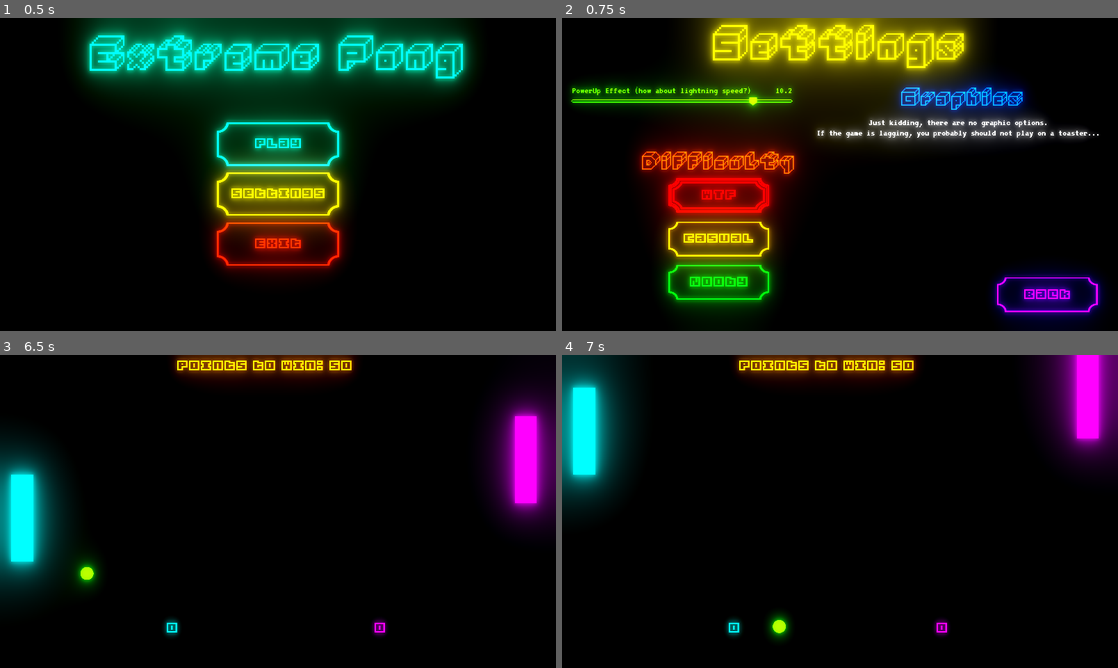
Above: before the commit, frames 1-4 (two rows, left to right).
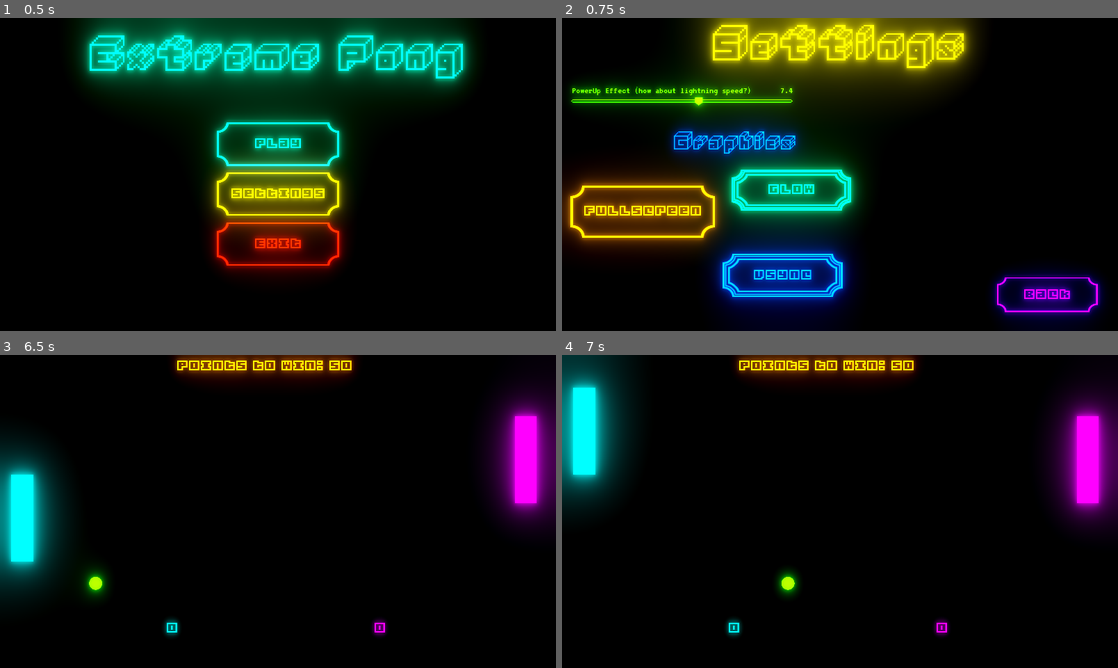
Above: after the commit, the same moments.

Repository: swip3798/ExtremePong
Game: Godot game, scene res://Objects/Main Menu.tscn
The game is run twice, just before and just after one commit, with the same random seed, the same clock (stepped at 60 frames per second) and the same inputs.
Inputs (mouse positions are in pixels of both pictures, inside the frame that each line leads up to):
- Up to frame 1 (0.5 s): no input
- Up to frame 2 (0.75 s): click "Settings" at 0.5 s
- Up to frame 3 (6.5 s): click "Back" at 1.25 s; click "Play" at 2 s; click "1 Player" at 2.75 s; click "1 Player" at 3.5 s; click "Play" at 4.25 s; move the mouse to (400, 495) at 5.02 s; hold W (ui_up) 5.03-5.78 s; click (400, 495) at 5.17 s; move the mouse to (166, 527) at 5.77 s; hold S (ui_down) from 5.78 s (still down); click (166, 527) at 5.92 s
- Up to frame 4 (7 s): move the mouse to (895, 442) at 6.52 s; release S (ui_down) at 6.53 s; hold W (ui_up) from 6.53 s (still down); click (895, 442) at 6.67 s

Frame 1 is identical in both runs. In frame 2, 32% of the frame differs, in the area x 0-97%, y 18-100%; in frame 3, 0.5%; in frame 4, 6.4%.

Commit message:
Added graphic options

Diff:
--- a/Objects/Level.tscn
+++ b/Objects/Level.tscn
@@ -10,9 +10,9 @@
 [ext_resource path="res://res/Button Font.tres" type="DynamicFont" id=8]
 [ext_resource path="res://Objects/Spawner.gd" type="Script" id=9]
 [ext_resource path="res://assets/grabber.png" type="Texture" id=10]
-[ext_resource path="res://level.tres" type="Environment" id=11]
+[ext_resource path="res://Objects/LevelEnvironment.tscn" type="PackedScene" id=11]
 
-[node name="Level" type="Node2D" index="0"]
+[node name="Level" type="Node2D"]
 
 script = ExtResource( 1 )
 
@@ -51,12 +51,12 @@
 
 [node name="Border" parent="." index="6" instance=ExtResource( 7 )]
 
-position = Vector2( 645.666, -52.1197 )
+position = Vector2( 645.666, -42.5971 )
 scale = Vector2( 21.3854, 1.43376 )
 
 [node name="Border2" parent="." index="7" instance=ExtResource( 7 )]
 
-position = Vector2( 644.913, 797.597 )
+position = Vector2( 644.913, 780.895 )
 scale = Vector2( 21.3618, 2.33635 )
 
 [node name="Border3" parent="." index="8" instance=ExtResource( 7 )]
@@ -130,9 +130,7 @@
 texture = ExtResource( 10 )
 _sections_unfolded = [ "Z Index" ]
 
-[node name="WorldEnvironment" type="WorldEnvironment" parent="." index="14"]
-
-environment = ExtResource( 11 )
+[node name="WorldEnvironment" parent="." index="14" instance=ExtResource( 11 )]
 
 [node name="PTW" type="Label" parent="." index="15"]
 
--- /dev/null
+++ b/Objects/LevelEnvironment.gd
@@ -0,0 +1,13 @@
+extends WorldEnvironment
+
+func _ready():
+	if ProjectSettings.has_setting("globals/glow"):
+		if not ProjectSettings.get_setting("globals/glow"):
+			environment = null
+
+func update():
+	if ProjectSettings.has_setting("globals/glow"):
+		if not ProjectSettings.get_setting("globals/glow"):
+			environment = null
+		else:
+			environment = load("res://level.tres")
--- /dev/null
+++ b/Objects/LevelEnvironment.tscn
@@ -0,0 +1,9 @@
+[gd_scene load_steps=3 format=2]
+
+[ext_resource path="res://level.tres" type="Environment" id=1]
+[ext_resource path="res://Objects/LevelEnvironment.gd" type="Script" id=2]
+
+[node name="WorldEnvironment" type="WorldEnvironment" index="0"]
+
+environment = ExtResource( 1 )
+script = ExtResource( 2 )
--- a/Objects/Main Menu.gd
+++ b/Objects/Main Menu.gd
@@ -3,6 +3,10 @@
 func _ready():
 	ProjectSettings.set_setting("globals/width", 1280)
 	ProjectSettings.set_setting("globals/height", 720)
+	if ProjectSettings.has_setting("globals/vsync"):
+		OS.set_use_vsync(ProjectSettings.get_setting("globals/vsync"))
+	if ProjectSettings.has_setting("globals/fullscreen"):
+		OS.set_window_fullscreen(ProjectSettings.get_setting("globals/fullscreen"))
 	get_node("PlayButton").set_text("Play")
 	get_node("Settings").set_text("Settings")
 	get_node("Exit").set_text("Exit")
--- a/Objects/PowerUP.tscn
+++ b/Objects/PowerUP.tscn
@@ -9,7 +9,7 @@
 custom_solver_bias = 0.0
 extents = Vector2( 10.8173, 10.6634 )
 
-[node name="PowerUP" type="Node2D" index="0"]
+[node name="PowerUP" type="Node2D"]
 
 script = ExtResource( 1 )
 
--- a/Objects/SettingsMenu.gd
+++ b/Objects/SettingsMenu.gd
@@ -7,6 +7,13 @@
 	if ProjectSettings.has_setting("globals/powerfactor"):
 		var i = ProjectSettings.get_setting("globals/powerfactor")
 		get_node("Power Factor Slider").value = i
+	if ProjectSettings.has_setting("globals/glow"):
+		var i = ProjectSettings.get_setting("globals/glow")
+		get_node("Glow").pressed = i
+	else:
+		get_node("Glow").pressed = true
+	get_node("Vsync").pressed = OS.is_vsync_enabled()
+	get_node("Fullscreen").pressed = OS.is_window_fullscreen()
 
 
 
@@ -18,3 +25,21 @@
 
 func _on_btnBack_button_up():
 	get_tree().change_scene("res://Objects/Main Menu.tscn")
+
+
+func _on_Fullscreen_toggled(button_pressed):
+	OS.set_window_fullscreen(button_pressed)
+	ProjectSettings.set_setting("globals/fullscreen", button_pressed)
+	ProjectSettings.save()
+
+
+func _on_Vsync_toggled(button_pressed):
+	OS.set_use_vsync(button_pressed)
+	ProjectSettings.set_setting("globals/vsync", button_pressed)
+	ProjectSettings.save()
+
+
+func _on_Glow_toggled(button_pressed):
+	ProjectSettings.set_setting("globals/glow", button_pressed)
+	ProjectSettings.save()
+	get_node("WorldEnvironment").update()
--- a/Objects/SettingsMenu.tscn
+++ b/Objects/SettingsMenu.tscn
@@ -1,13 +1,12 @@
-[gd_scene load_steps=9 format=2]
+[gd_scene load_steps=8 format=2]
 
 [ext_resource path="res://Objects/SettingsMenu.gd" type="Script" id=1]
 [ext_resource path="res://res/Main Menu.tres" type="DynamicFont" id=2]
 [ext_resource path="res://Objects/Retro Slider.tscn" type="PackedScene" id=3]
-[ext_resource path="res://main menu.tres" type="Environment" id=4]
-[ext_resource path="res://res/Subtitle.tres" type="DynamicFont" id=5]
-[ext_resource path="res://res/Slider Font.tres" type="DynamicFont" id=6]
-[ext_resource path="res://Objects/Difficulty.tscn" type="PackedScene" id=7]
-[ext_resource path="res://Objects/RetroButton.tscn" type="PackedScene" id=8]
+[ext_resource path="res://res/Subtitle.tres" type="DynamicFont" id=4]
+[ext_resource path="res://Objects/RetroButton.tscn" type="PackedScene" id=5]
+[ext_resource path="res://Objects/RetroToggleButton.tscn" type="PackedScene" id=6]
+[ext_resource path="res://Objects/WorldEnvironment.tscn" type="PackedScene" id=7]
 
 [node name="SettingsMenu" type="Control"]
 
@@ -65,76 +64,32 @@
 step = 0.2
 value = 5.0
 
-[node name="WorldEnvironment" type="WorldEnvironment" parent="." index="2"]
-
-environment = ExtResource( 4 )
-
-[node name="Graphics Title" type="Label" parent="." index="3"]
+[node name="Graphics Title" type="Label" parent="." index="2"]
 
 modulate = Color( 0, 0.4375, 1, 1 )
 anchor_left = 0.0
 anchor_top = 0.0
 anchor_right = 0.0
 anchor_bottom = 0.0
-margin_left = 570.0
-margin_top = 153.0
-margin_right = 1273.0
-margin_bottom = 233.0
+margin_left = 46.0
+margin_top = 254.0
+margin_right = 749.0
+margin_bottom = 334.0
 rect_pivot_offset = Vector2( 0, 0 )
 rect_clip_content = false
 mouse_filter = 2
 mouse_default_cursor_shape = 0
 size_flags_horizontal = 1
 size_flags_vertical = 4
-custom_fonts/font = ExtResource( 5 )
+custom_fonts/font = ExtResource( 4 )
 text = "Graphics"
 align = 1
 percent_visible = 1.0
 lines_skipped = 0
 max_lines_visible = -1
 _sections_unfolded = [ "Visibility", "custom_fonts" ]
-__meta__ = {
-"_edit_lock_": true
-}
 
-[node name="hahafunny" type="RichTextLabel" parent="." index="4"]
-
-anchor_left = 0.0
-anchor_top = 0.0
-anchor_right = 0.0
-anchor_bottom = 0.0
-margin_left = 559.0
-margin_top = 230.0
-margin_right = 1276.0
-margin_bottom = 292.0
-rect_pivot_offset = Vector2( 0, 0 )
-rect_clip_content = true
-mouse_filter = 0
-mouse_default_cursor_shape = 0
-size_flags_horizontal = 1
-size_flags_vertical = 1
-custom_fonts/normal_font = ExtResource( 6 )
-bbcode_enabled = true
-bbcode_text = "[center]Just kidding, there are no graphic options. [/center]
-[center]If the game is lagging, you probably should not play on a toaster... [/center]"
-visible_characters = -1
-percent_visible = 1.0
-meta_underlined = true
-tab_size = 4
-text = "Just kidding, there are no graphic options.
-If the game is lagging, you probably should not play on a toaster... "
-scroll_active = true
-scroll_following = false
-selection_enabled = false
-override_selected_font_color = false
-_sections_unfolded = [ "BBCode", "custom_fonts" ]
-__meta__ = {
-"_edit_lock_": true
-}
-
-[node name="Difficulty" parent="." index="5" instance=ExtResource( 7 )]
-
-[node name="btnBack" parent="." index="6" instance=ExtResource( 8 )]
+[node name="btnBack" parent="." index="3" instance=ExtResource( 5 )]
 
 modulate = Color( 0.617188, 0, 1, 1 )
 margin_left = 1001.15
@@ -143,6 +98,38 @@
 margin_bottom = 680.103
 _sections_unfolded = [ "Rect", "Textures", "Visibility" ]
 
+[node name="Fullscreen" parent="." index="4" instance=ExtResource( 6 )]
+
+modulate = Color( 1, 0.726563, 0, 1 )
+margin_left = 20.0
+margin_top = 390.0
+margin_right = 352.0
+margin_bottom = 509.0
+
+[node name="Vsync" parent="." index="5" instance=ExtResource( 6 )]
+
+modulate = Color( 0, 0.460938, 1, 1 )
+margin_left = 370.0
+margin_top = 546.0
+margin_right = 646.0
+margin_bottom = 646.0
+
+[node name="Glow" parent="." index="6" instance=ExtResource( 6 )]
+
+modulate = Color( 0, 1, 0.695313, 1 )
+margin_left = 390.0
+margin_top = 352.0
+margin_right = 666.0
+margin_bottom = 447.0
+
+[node name="WorldEnvironment" parent="." index="7" instance=ExtResource( 7 )]
+
 [connection signal="value_changed" from="Power Factor Slider" to="." method="_on_Power_Factor_Slider_value_changed"]
 
 [connection signal="button_up" from="btnBack" to="." method="_on_btnBack_button_up"]
+
+[connection signal="toggled" from="Fullscreen" to="." method="_on_Fullscreen_toggled"]
+
+[connection signal="toggled" from="Vsync" to="." method="_on_Vsync_toggled"]
+
+[connection signal="toggled" from="Glow" to="." method="_on_Glow_toggled"]
--- /dev/null
+++ b/Objects/WorldEnvironment.gd
@@ -0,0 +1,13 @@
+extends WorldEnvironment
+
+func _ready():
+	if ProjectSettings.has_setting("globals/glow"):
+		if not ProjectSettings.get_setting("globals/glow"):
+			environment = null
+
+func update():
+	if ProjectSettings.has_setting("globals/glow"):
+		if not ProjectSettings.get_setting("globals/glow"):
+			environment = null
+		else:
+			environment = load("res://main menu.tres")
--- a/Objects/WorldEnvironment.tscn
+++ b/Objects/WorldEnvironment.tscn
@@ -1,7 +1,9 @@
-[gd_scene load_steps=2 format=2]
+[gd_scene load_steps=3 format=2]
 
 [ext_resource path="res://main menu.tres" type="Environment" id=1]
+[ext_resource path="res://Objects/WorldEnvironment.gd" type="Script" id=2]
 
 [node name="WorldEnvironment" type="WorldEnvironment"]
 
 environment = ExtResource( 1 )
+script = ExtResource( 2 )
--- a/project.godot
+++ b/project.godot
@@ -31,13 +31,16 @@
 
 [globals]
 
-powerfactor=10.2
+powerfactor=7.4
 ai_difficulty=2
 ai_enabled=true
 ptw=50.0
 width=1280
 height=720
 winner="Player 1"
+glow=true
+fullscreen=false
+vsync=true
 
 [input]
 
@@ -73,7 +76,12 @@
 , Object(InputEventJoypadButton,"resource_local_to_scene":false,"resource_name":"","device":1,"button_index":11,"pressure":0.0,"pressed":false,"script":null)
  ]
 
+[physics]
+
+common/physics_fps=120
+
 [rendering]
 
+quality/subsurface_scattering/scale=1
 environment/default_clear_color=Color( 0, 0, 0, 1 )
 environment/default_environment="res://default_env.tres"
Not shown, changed: export_presets.cfg
